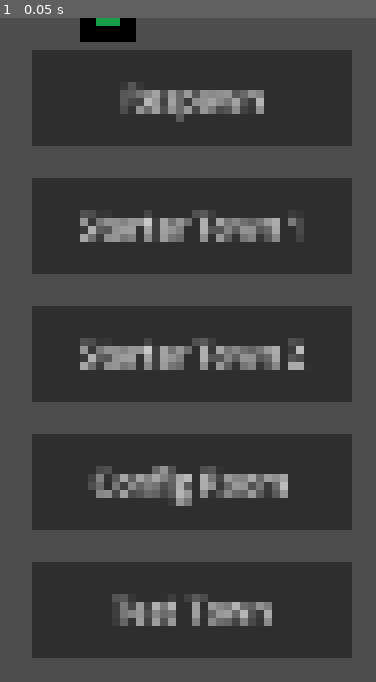
Above: before the commit, frame 1.
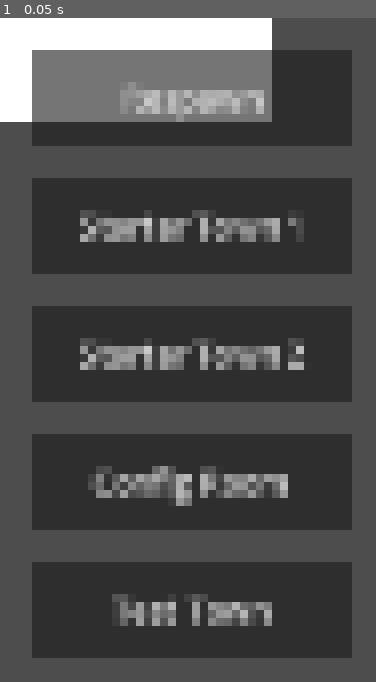
Above: after the commit, the same moment.

Repository: uplord/game-uplord
Game: Godot game, scene res://Entities/RemotePlayer/RemotePlayer.tscn
Same seed, same stepped clock (60 frames per second), same inputs: the game is played once before the commit and once after it. This scene is started directly instead of the project's main scene.
Inputs:
- Up to frame 1 (0.05 s): no input

The runs differ from the first frame. In frame 1, 11% of the frame differs, in the area x 0-73%, y 0-16%.
Error in both runs: Invalid call. Nonexistent function 'setup' in base 'Nil'. (res://Utilities/Game/GameManager/GameManager.gd:13)

Commit message:
feat: remove shader

Diff:
--- a/Entities/Player/Player.tscn
+++ b/Entities/Player/Player.tscn
@@ -1,16 +1,9 @@
 [gd_scene format=3 uid="uid://dln8i38i54imj"]
 
 [ext_resource type="Script" uid="uid://bxdwfpc3382bh" path="res://Entities/Player/Player.gd" id="1_e5kic"]
-[ext_resource type="Shader" uid="uid://cci8kskhfmsfy" path="res://Entities/Player/Body.gdshader" id="2_vweq0"]
 [ext_resource type="Texture2D" uid="uid://cg5dbrs73ahlg" path="res://Entities/Items/Classes/Temp/Art/armour.png" id="2_ww0jn"]
 
 [sub_resource type="ShaderMaterial" id="ShaderMaterial_1des2"]
-
-[sub_resource type="ShaderMaterial" id="ShaderMaterial_vweq0"]
-shader = ExtResource("2_vweq0")
-shader_parameter/outline_width = 2.0000000298024
-shader_parameter/scale_factor = 1.0
-shader_parameter/outline_color = Color(0, 0, 0, 1)
 
 [sub_resource type="RectangleShape2D" id="RectangleShape2D_ww0jn"]
 size = Vector2(180, 40)
@@ -25,7 +18,6 @@
 material = SubResource("ShaderMaterial_1des2")
 
 [node name="CanvasGroup" type="CanvasGroup" parent="Model/Body" unique_id=467880241]
-material = SubResource("ShaderMaterial_vweq0")
 
 [node name="Armour" type="Sprite2D" parent="Model/Body/CanvasGroup" unique_id=1413598600]
 texture = ExtResource("2_ww0jn")
--- a/Entities/RemotePlayer/RemotePlayer.tscn
+++ b/Entities/RemotePlayer/RemotePlayer.tscn
@@ -1,14 +1,9 @@
 [gd_scene format=3 uid="uid://dcvpvvfno2yyb"]
 
 [ext_resource type="Script" uid="uid://cee2qvkd2ut01" path="res://Entities/RemotePlayer/RemotePlayer.gd" id="1_xx3ee"]
-[ext_resource type="Shader" uid="uid://cci8kskhfmsfy" path="res://Entities/Player/Body.gdshader" id="2_27307"]
 [ext_resource type="Texture2D" uid="uid://cg5dbrs73ahlg" path="res://Entities/Items/Classes/Temp/Art/armour.png" id="2_lkt0a"]
 
 [sub_resource type="ShaderMaterial" id="ShaderMaterial_27307"]
-shader = ExtResource("2_27307")
-shader_parameter/outline_width = 2.0
-shader_parameter/scale_factor = 1.0
-shader_parameter/outline_color = Color(0, 0, 0, 1)
 
 [node name="RemotePlayer" type="CharacterBody2D" unique_id=951509883]
 script = ExtResource("1_xx3ee")
--- a/Stages/BaseStage.gd
+++ b/Stages/BaseStage.gd
@@ -24,10 +24,10 @@
 	player.scale = Vector2(player_scale, player_scale)
 	player.set_movement_enabled(allow_player_movement)
 
-	var canvas_group := player.get_node_or_null("CanvasGroup")
-	if canvas_group and canvas_group.material is ShaderMaterial:
-		var mat := canvas_group.material as ShaderMaterial
-		mat.set_shader_parameter("scale_factor", player_scale)
+	#var canvas_group := player.get_node_or_null("CanvasGroup")
+	#if canvas_group and canvas_group.material is ShaderMaterial:
+		#var mat := canvas_group.material as ShaderMaterial
+		#mat.set_shader_parameter("scale_factor", player_scale)
 
 func set_remote_player(p: RemotePlayer) -> void:
 	remote_player = p
@@ -40,7 +40,7 @@
 
 	remote_player.scale = Vector2(player_scale, player_scale)
 
-	var canvas_group := remote_player.get_node_or_null("CanvasGroup")
-	if canvas_group and canvas_group.material is ShaderMaterial:
-		var mat := canvas_group.material as ShaderMaterial
-		mat.set_shader_parameter("scale_factor", player_scale)
+	#var canvas_group := remote_player.get_node_or_null("CanvasGroup")
+	#if canvas_group and canvas_group.material is ShaderMaterial:
+		#var mat := canvas_group.material as ShaderMaterial
+		#mat.set_shader_parameter("scale_factor", player_scale)
Binary file changed: Entities/Items/Classes/Temp/Art/armour.png
